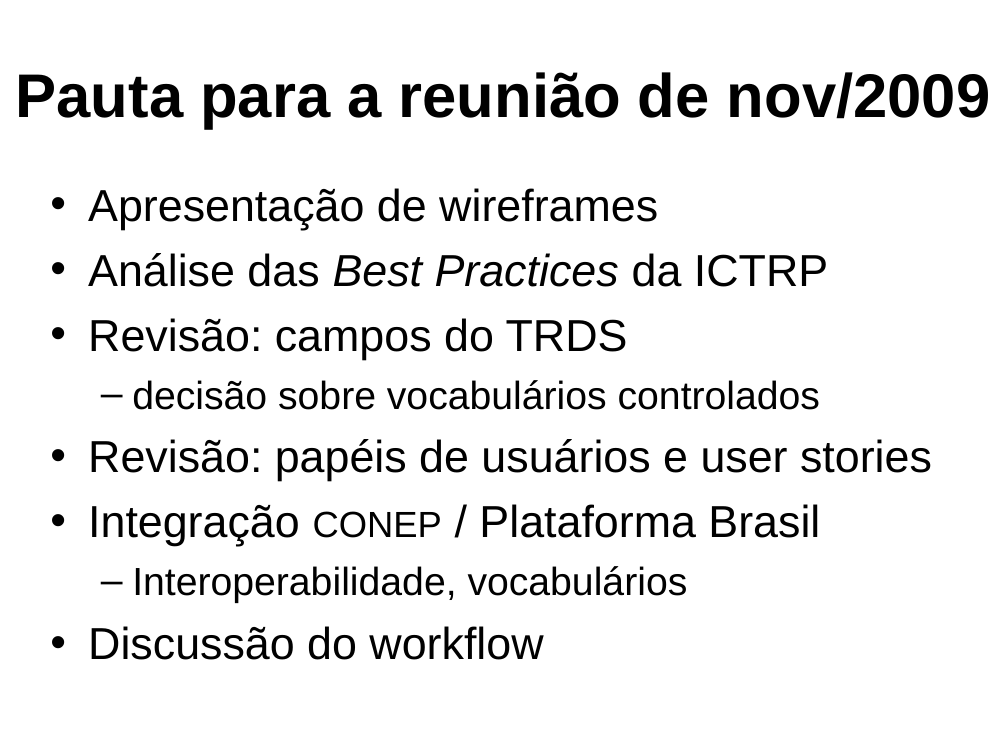
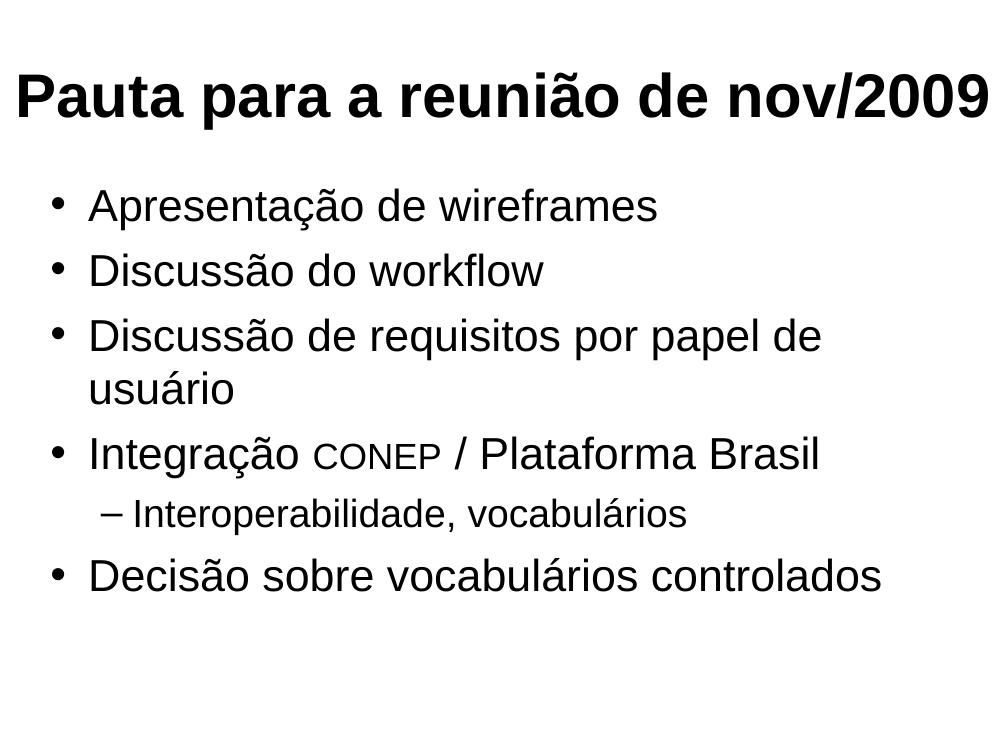
Before and after one commit to frac/opentrials, a slide deck: slide 3 of docs/fiocruz-2009-11.odp (slide 8 before the commit). Drawn at 1008x756 pixels with LibreOffice and Linux fonts; fonts in the diff are those of the drawing; background and template pictures are left out. Boxes give left, top, right and bottom in pixels: in the first picture for what was removed or moved away, otherwise in the second. Text is boxed around its words. In the diff, an @@ line names an element or a change of style, - is before the commit and + after.

```diff
--- a/docs/fiocruz-2009-11.odp
+++ b/docs/fiocruz-2009-11.odp
@@ text at [88,253,823,405]: text changed @@
-• Análise das Best Practices da ICTRP
-• Revisão: campos do TRDS
-  – decisão sobre vocabulários controlados
-• Revisão: papéis de usuários e user stories
+• Discussão do workflow
+• Discussão de requisitos por papel de usuário
@@ text at [88,558,883,592]: text changed @@
-• Discussão do workflow
+• Decisão sobre vocabulários controlados
```
Also in this commit, not shown: 1 other slide changed, 6 slides added, 6 slides removed, 2 other files.
